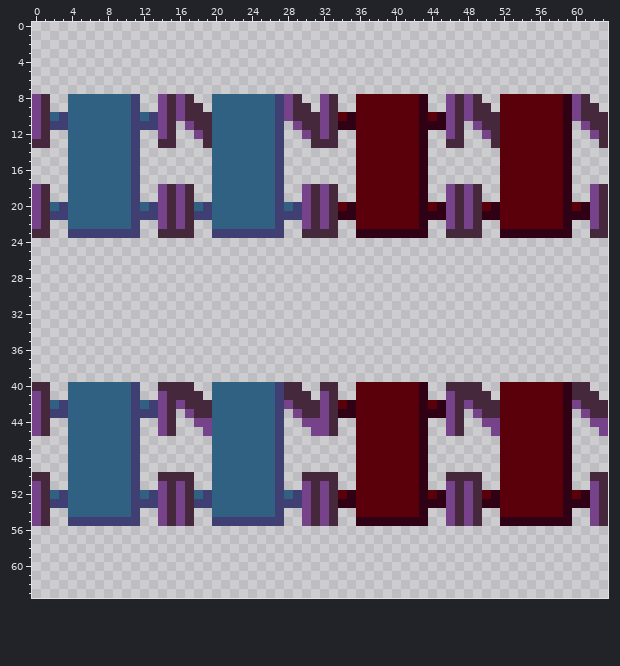
File history of a pixel-art file, car.ase. The picture above is the old version.
64x64 pixels, 1 frame.
Once edited:
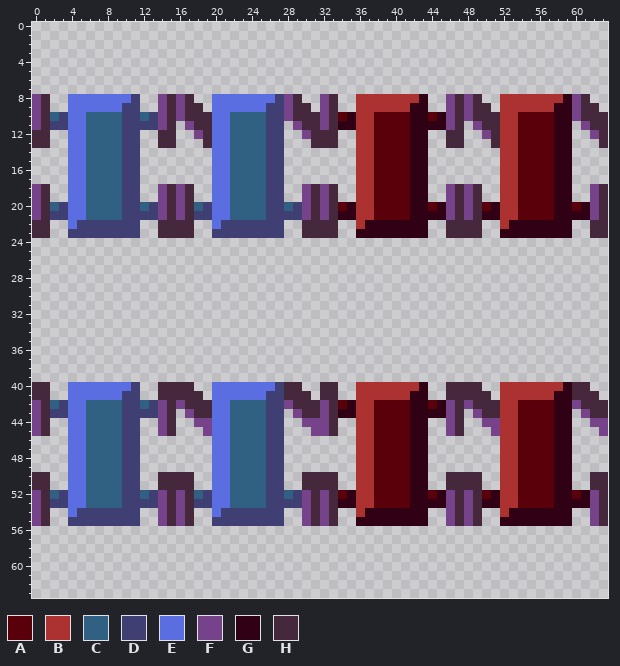
Palette (. is transparent): A #59000a  B #ac3232  C #306082  D #3f3f74  E #5b6ee1  F #76428a  G #300015  H #45283c
The exact change:
Changed rows in their new state; - is an unchanged pixel.
first column x 0:
 8 ----EEEEEEE---------EEEEEEE---------BBBBBBB---------BBBBBBB----
 9 ----EEEEEED---------EEEEEED---------BBBBBBG---------BBBBBBG----
10 ----EE----D---------EE----D---------BB----G---------BB----G----
11 ----EE----D---------EE----D---------BB----G---------BB----G----
12 H---EE----D---H-----EE----D-----H---BB----G---H-----BB----G----
13 ----EE----D---------EE----D---------BB----G---------BB----G----
14 ----EE----D---------EE----D---------BB----G---------BB----G----
15 ----EE----D---------EE----D---------BB----G---------BB----G----
16 ----EE----D---------EE----D---------BB----G---------BB----G----
17 ----EE----D---------EE----D---------BB----G---------BB----G----
18 ----EE----D---------EE----D---------BB----G---------BB----G----
19 ----EE----D---------EE----D---------BB----G---------BB----G----
20 ----EE----D---------EE----D---------BB----G---------BB----G----
21 ----EE----D---------EE----D---------BB----G---------BB----G----
22 H---EDDDDDD---H-H---EDDDDDD---H-H---BGGGGGG---H-H---BGGGGGG---H
first column x 0:
40 ----EEEEEEE---------EEEEEEE---------BBBBBBB---------BBBBBBB----
41 H---EEEEEED---H-----EEEEEED-----H---BBBBBBG---H-----BBBBBBG----
42 ----EE----D---------EE----D---------BB----G---------BB----G----
43 ----EE----D---------EE----D---------BB----G---------BB----G----
44 ----EE----D---------EE----D---------BB----G---------BB----G----
45 ----EE----D---------EE----D---------BB----G---------BB----G----
46 ----EE----D---------EE----D---------BB----G---------BB----G----
47 ----EE----D---------EE----D---------BB----G---------BB----G----
48 ----EE----D---------EE----D---------BB----G---------BB----G----
49 ----EE----D---------EE----D---------BB----G---------BB----G----
50 ----EE----D---------EE----D---------BB----G---------BB----G----
51 H---EE----D---H-H---EE----D---H-H---BB----G---H-H---BB----G---H
52 ----EE----D---------EE----D---------BB----G---------BB----G----
53 ----EE----D---------EE----D---------BB----G---------BB----G----
54 ----EDDDDDD---------EDDDDDD---------BGGGGGG---------BGGGGGG----
